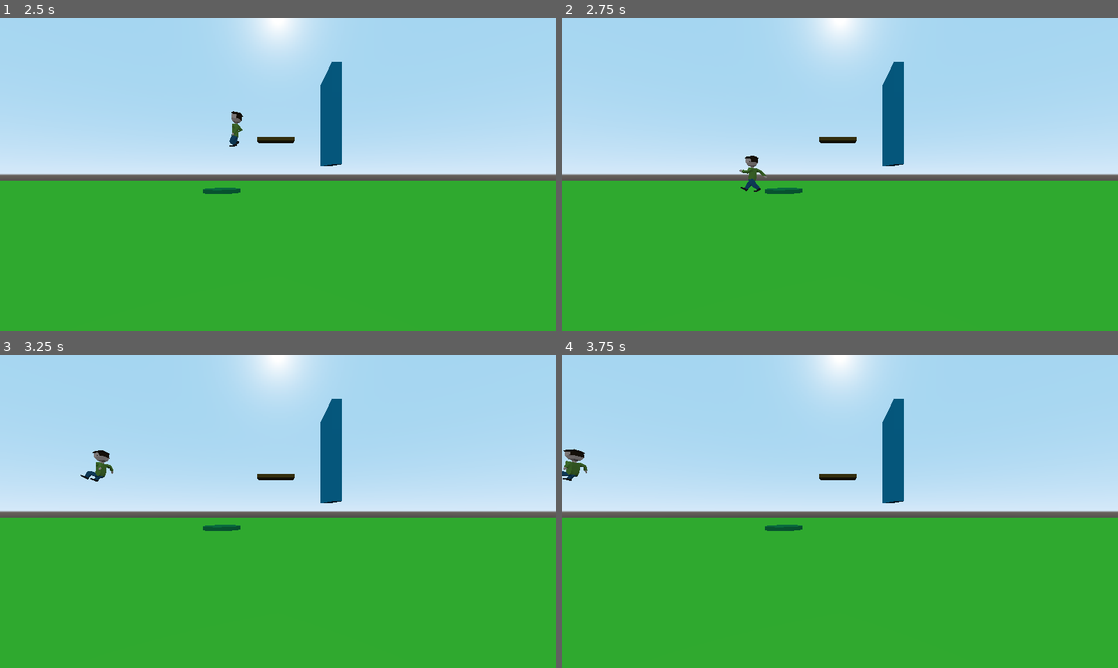
Above: before the commit, frames 1-4 (two rows, left to right).
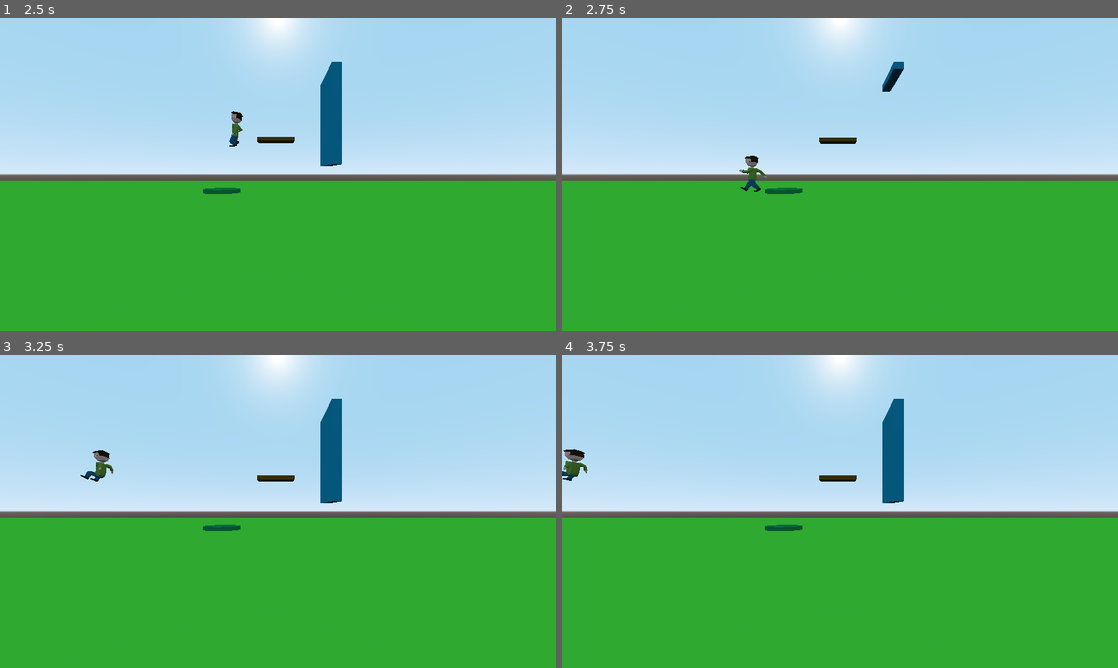
Above: after the commit, the same moments.

Repository: dsaltares/ludumdare-47
Game: Godot game, scene res://JayPlayground.tscn
The game is run twice, just before and just after one commit, with the same random seed, the same clock (stepped at 60 frames per second) and the same inputs. This scene is started directly instead of the project's main scene. Sound files missing from this copy of the repository are replaced by a short silence.
Inputs:
- Up to frame 1 (2.5 s): hold D (move_right) 0.53-2.03 s; tap N (new_run) at 0.6, 1.35, 2.1 s; tap Space (jump) at 0.77, 1.52 s; hold A (move_left) from 2.03 s (still down)
- Up to frame 2 (2.75 s): keep holding A (move_left)
- Up to frame 3 (3.25 s): keep holding A (move_left); tap N (new_run) at 2.85 s; tap Space (jump) at 3.02 s
- Up to frame 4 (3.75 s): keep holding A (move_left); tap N (new_run) at 3.6 s

Frame 1 is identical in both runs. In frame 2, 1.2% of the frame differs, in the area x 46-62%, y 16-48%; in frame 3, 0.1%; in frame 4, 0.1%.
Error in both runs: Invalid get index 'player' (on base: 'null instance'). (res://Screens/Game.gd:12)

Commit message:
add body parameter to button event handlers

Diff:
--- a/game/Environment/Door.gd
+++ b/game/Environment/Door.gd
@@ -1,8 +1,8 @@
 extends StaticBody
 
 
-func _on_pressure_plate_activated():
+func _on_pressure_plate_activated(body):
 	$AnimationPlayer.play("Open")
 
-func _on_pressure_plate_deactivated():
+func _on_pressure_plate_deactivated(body):
 	$AnimationPlayer.play("Close")
--- a/game/Environment/MovingPlatform.gd
+++ b/game/Environment/MovingPlatform.gd
@@ -41,8 +41,9 @@
 func _physics_process(delta: float) -> void:
 	translation = translation.linear_interpolate(follow, 0.075)
 
-func _on_pressure_plate_activated():
+func _on_pressure_plate_activated(body : KinematicBody):
+	print("pressure plate triggered")
 	tween.resume_all()
 
-func _on_pressure_plate_deactivated():
+func _on_pressure_plate_deactivated(body : KinematicBody):
 	tween.stop_all()
Not shown: 1 places in game/Level/Level.tscn that only renumber resources
